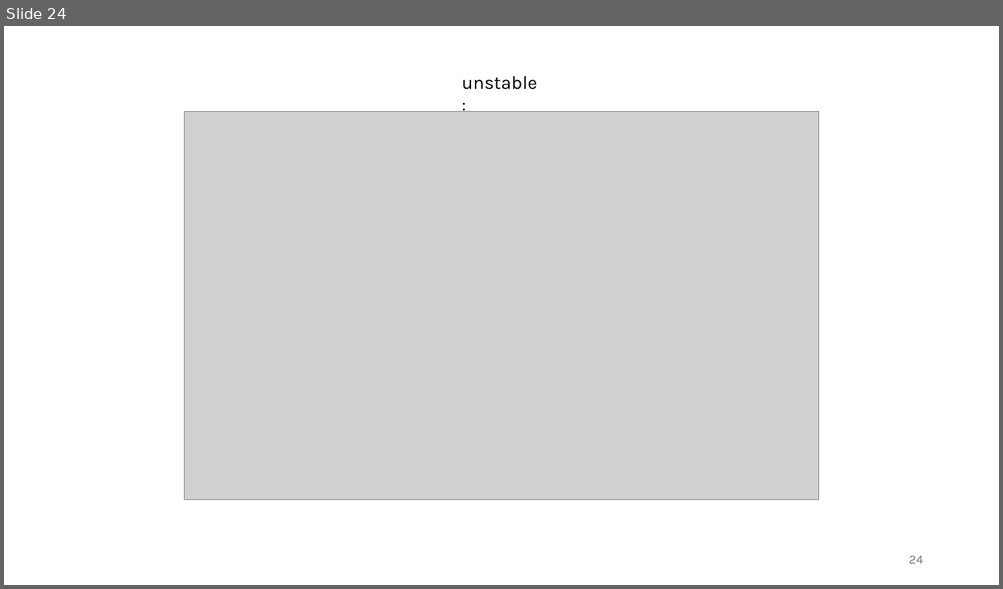
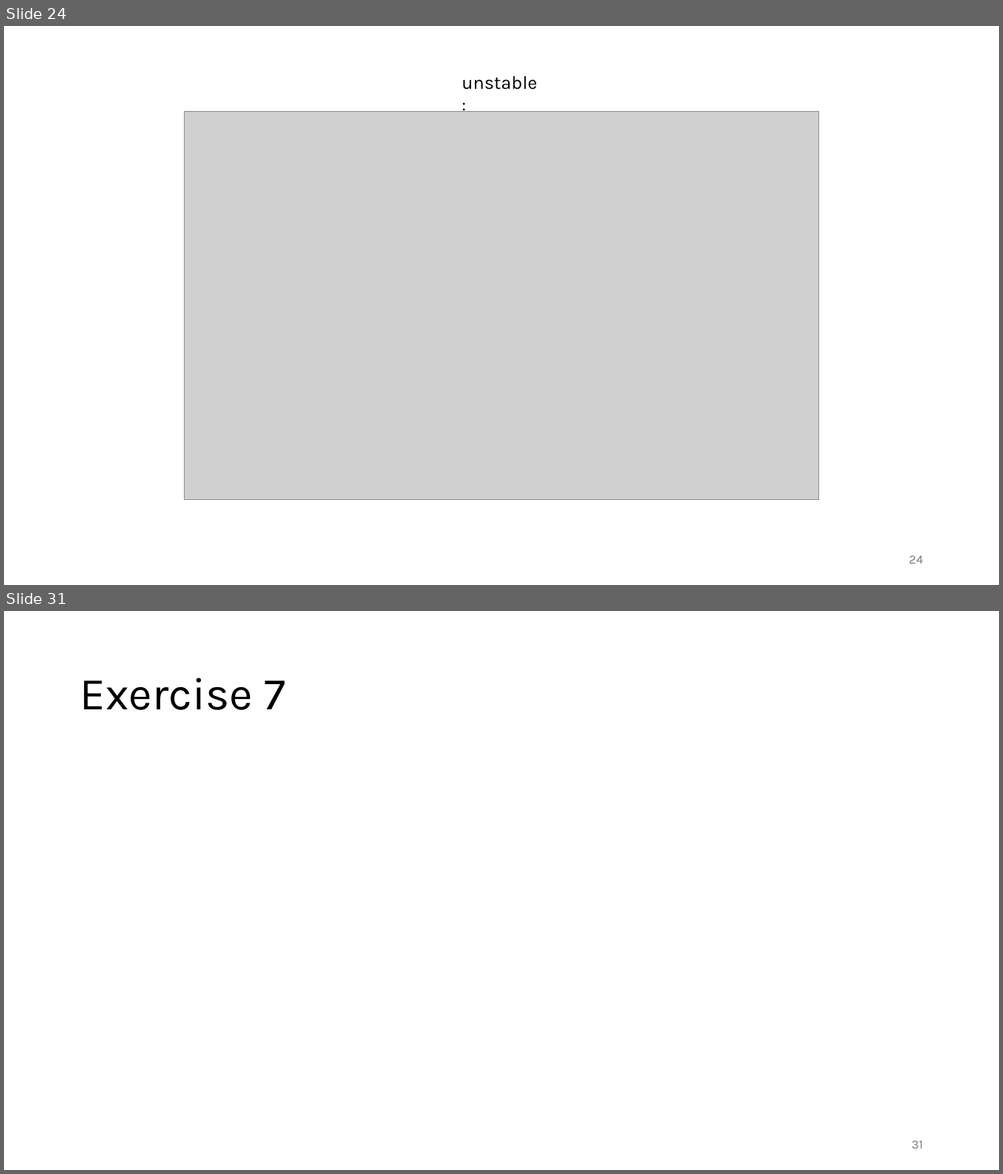
Before and after one commit to FelixWick/control_engineering, a slide deck: slides/4_stability.pptx. Shown one above the other, each under a label of ours: slide 24 before the commit, slides 24 and 31 after it; the slides between them are not shown. The pictures are 1003x589 and 1003x1174 pixels, drawn with LibreOffice and Linux fonts; fonts in the diff are those of the drawing; grey boxes stand for pictures. Boxes give left, top, right and bottom in pixels: in the first picture for what was removed or moved away, otherwise in the second. Text is boxed around its words. In the diff, an @@ line names an element or a change of style, - is before the commit and + after.

Commit message:
included some exercises

```diff
--- a/slides/4_stability.pptx
+++ b/slides/4_stability.pptx
@@ slide 31 added at [4, 611, 999, 1170], background #FFFFFF @@
@@ title added at [79, 678, 285, 710], 44 pt, text #000000 @@
+Exercise 7
@@ page number added at [911, 1141, 922, 1149], 12 pt, text #797979 @@
+31
```
Also in this commit, not shown: 6 other slides added, 1 other file.
